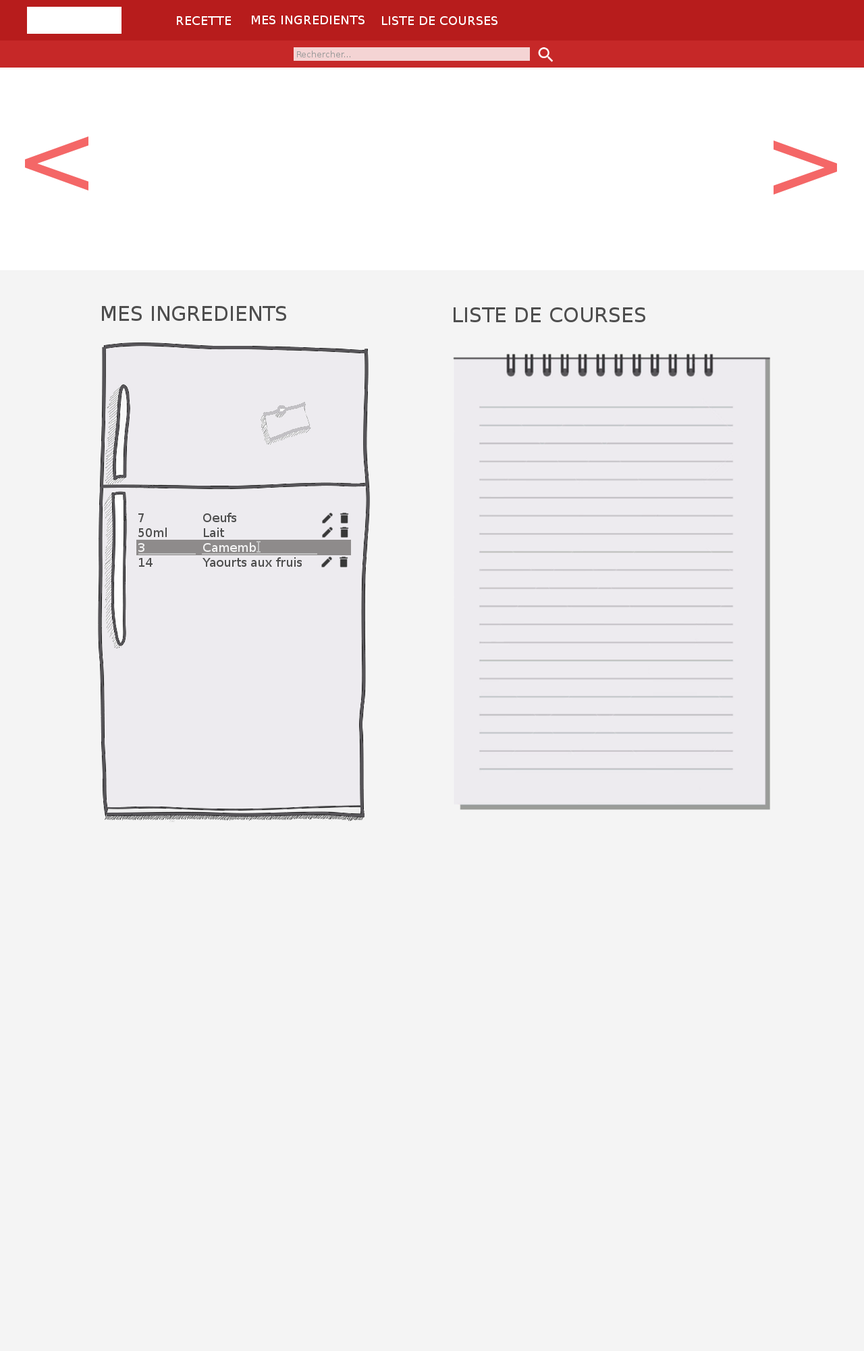
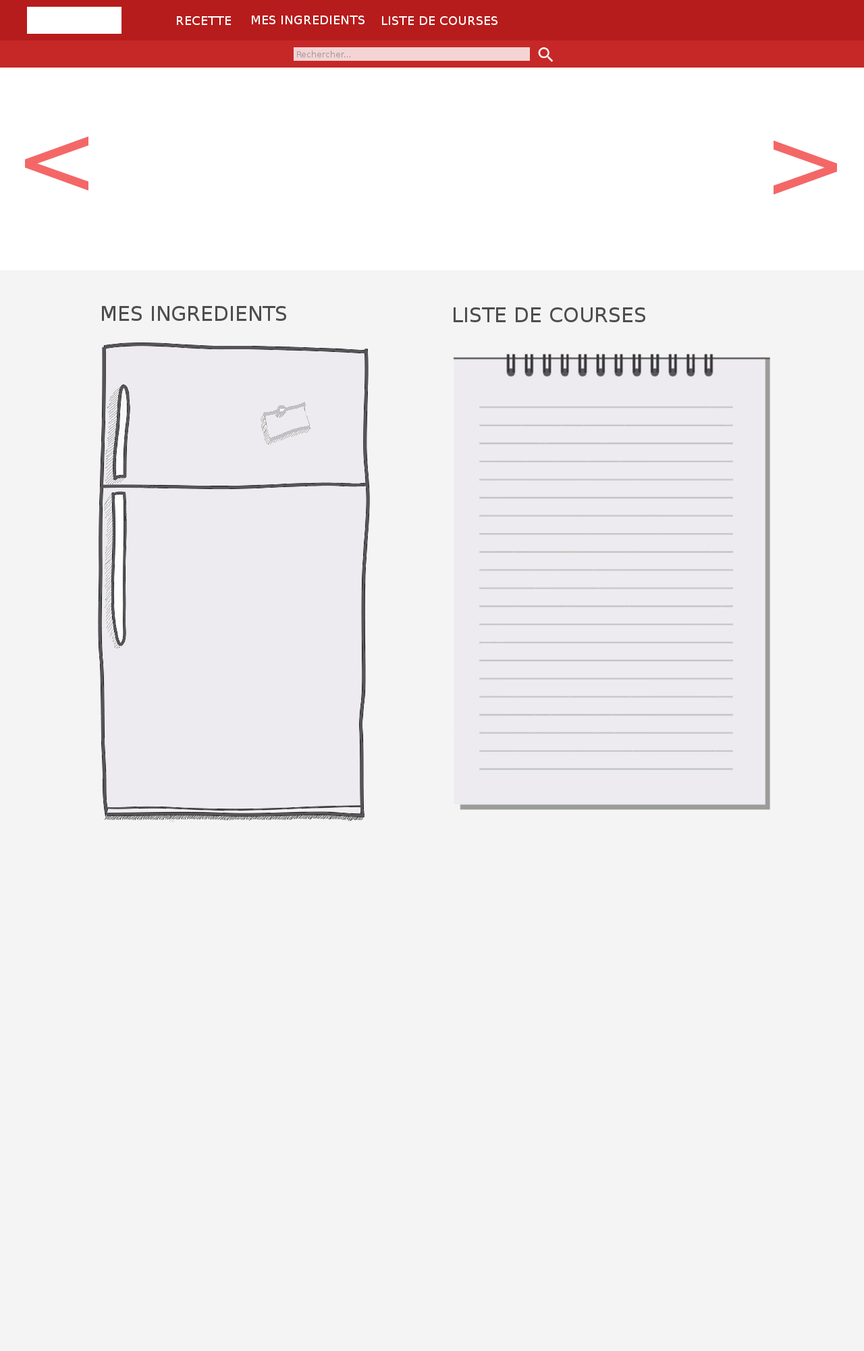
Layered file, before and after one edit (864px x 1351px). Changes by layer:
moved "ic_mode_edit_white_24dp_2x.png" into group "UI Liste Ingrédients" over (x1=322, y1=512, x2=333, y2=524)
moved "Copie de ic_mode_edit_white_24dp_2x.png" into group "UI Liste Ingrédients" over (x1=321, y1=556, x2=333, y2=568)
moved "Copie de Copie de ic_mode_edit_white_24dp_2x.png" into group "UI Liste Ingrédients" over (x1=322, y1=540, x2=334, y2=552)
moved "ic_delete_white_24dp_2x.png" into group "UI Liste Ingrédients" over (x1=339, y1=511, x2=350, y2=524)
moved "edit ingrédient" into group "UI Liste Ingrédients" over (x1=136, y1=539, x2=352, y2=556)
renamed "Liste" to "Liste Ingrédients", hid the group it (1 layers) over (x1=138, y1=512, x2=302, y2=567)
added group "Copie de UI Liste" with 14 layers in group "Ma liste de courses" over (x1=136, y1=511, x2=352, y2=568)
added layer "Copie de ic_mode_edit_white_24dp_2x.png #1" in group "Copie de UI Liste" over (x1=321, y1=556, x2=333, y2=568)
added layer "Copie de Copie de ic_mode_edit_white_24dp_2x.png #1" in group "Copie de UI Liste" over (x1=322, y1=540, x2=334, y2=552)
added layer "ic_delete_white_24dp_2x.png #1" in group "Copie de UI Liste" over (x1=339, y1=511, x2=350, y2=524)
added group "edit ingrédient #1" with 5 layers in group "Copie de UI Liste" over (x1=136, y1=539, x2=352, y2=556)
added layer "3 Camemb #1" in group "edit ingrédient #1" over (x1=138, y1=542, x2=256, y2=552)
added layer "barre camembert #1" in group "edit ingrédient #1" over (x1=201, y1=553, x2=318, y2=555)
added layer "fond-edit-ingredient #1" in group "edit ingrédient #1" over (x1=136, y1=539, x2=352, y2=556)
added group "Liste Courses" with 1 layers in group "Ma liste de courses" over (x1=138, y1=512, x2=302, y2=567)
added layer "7 Oeufs ... #1" in group "Liste Courses" over (x1=138, y1=512, x2=302, y2=567)
…and 11 more changes (7 added, 4 stack)
